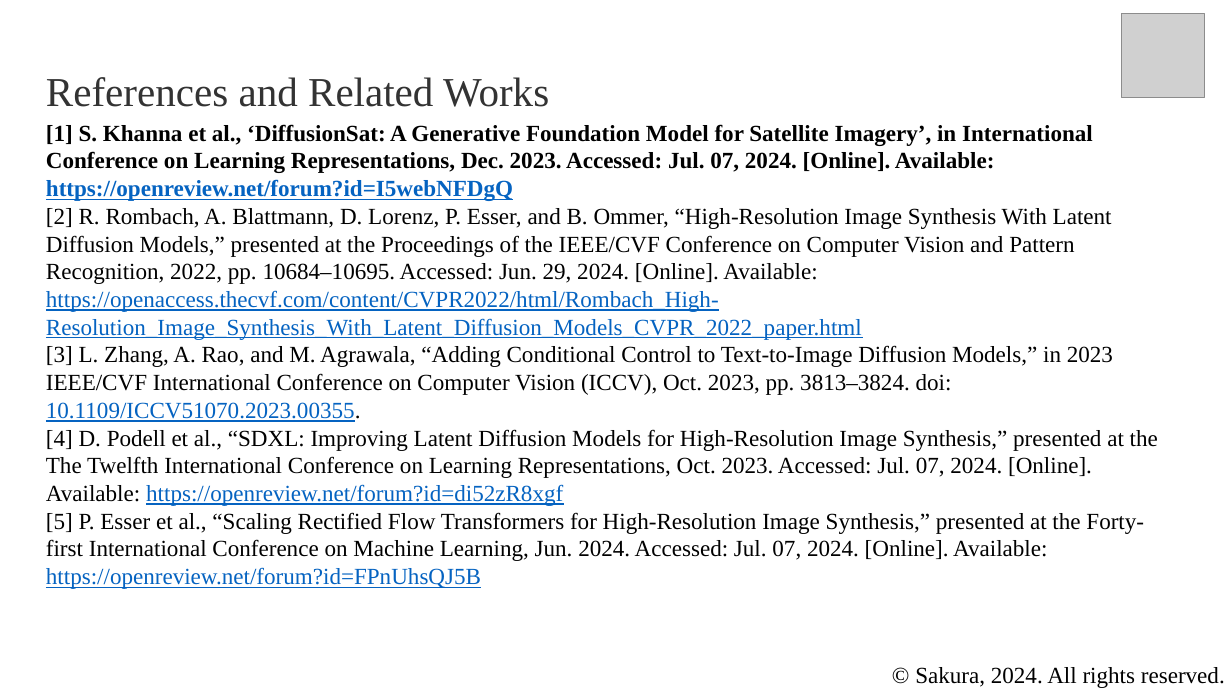
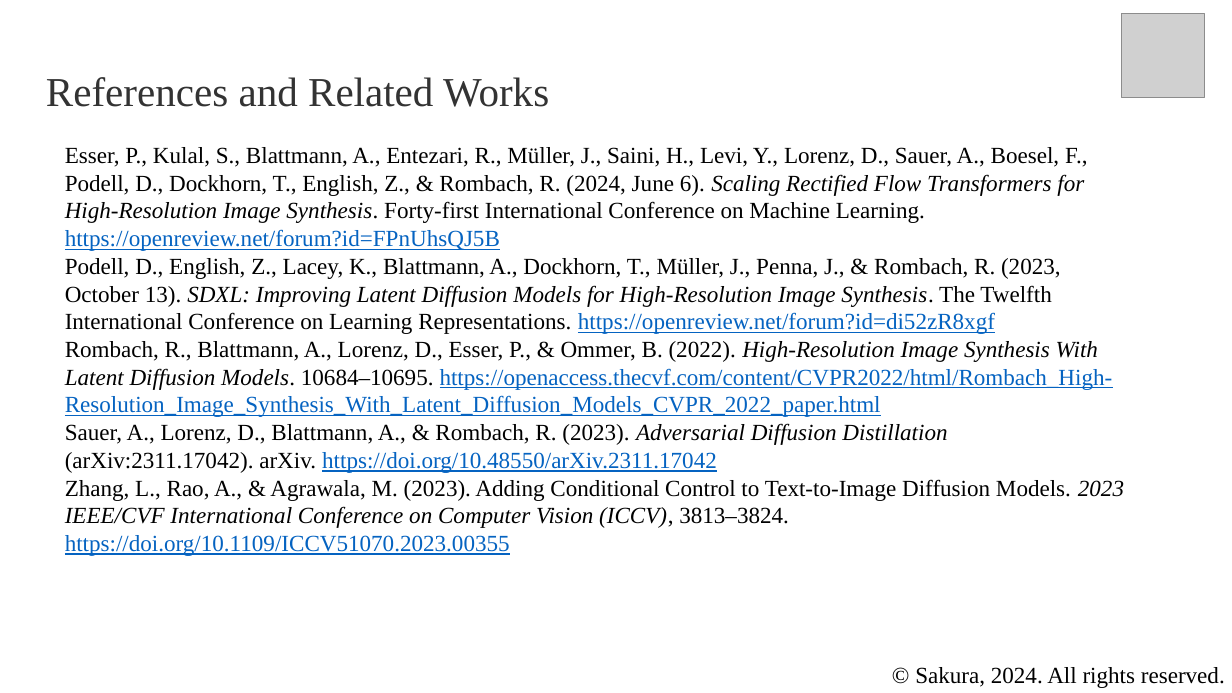
Before and after one commit to Bili-Sakura/GISLab-Short-Term-Course, a slide deck: slide 18 of lectures/Introduction_to_Stable_Diffusions_with_Codes.pptx (slide 5 before the commit). Drawn at 1232x693 pixels with LibreOffice and Linux fonts; fonts in the diff are those of the drawing; grey boxes stand for pictures. Boxes give left, top, right and bottom in pixels: in the first picture for what was removed or moved away, otherwise in the second. Text is boxed around its words. In the diff, an @@ line names an element or a change of style, - is before the commit and + after.

```diff
--- a/lectures/Introduction_to_Stable_Diffusions_with_Codes.pptx
+++ b/lectures/Introduction_to_Stable_Diffusions_with_Codes.pptx
@@ text at (65, 147, 1124, 556): text changed @@
-[1] S. Khanna et al., ‘DiffusionSat: A Generative Foundation Model for Satellite Imagery’, in International Conference on Learning Representations, Dec. 2023. Accessed: Jul. 07, 2024. [Online]. Available: https://openreview.net/forum?id=I5webNFDgQ
-[2] R. Rombach, A. Blattmann, D. Lorenz, P. Esser, and B. Ommer, “High-Resolution Image Synthesis With Latent Diffusion Models,” presented at the Proceedings of the IEEE/CVF Conference on Computer Vision and Pattern Recognition, 2022, pp. 10684–10695. Accessed: Jun. 29, 2024. [Online]. Available: https://openaccess.thecvf.com/content/CVPR2022/html/Rombach_High-Resolution_Image_Synthesis_With_Latent_Diffusion_Models_CVPR_2022_paper.html
-[3] L. Zhang, A. Rao, and M. Agrawala, “Adding Conditional Control to Text-to-Image Diffusion Models,” in 2023 IEEE/CVF International Conference on Computer Vision (ICCV), Oct. 2023, pp. 3813–3824. doi: 10.1109/ICCV51070.2023.00355.
-[4] D. Podell et al., “SDXL: Improving Latent Diffusion Models for High-Resolution Image Synthesis,” presented at the The Twelfth International Conference on Learning Representations, Oct. 2023. Accessed: Jul. 07, 2024. [Online]. Available: https://openreview.net/forum?id=di52zR8xgf
-[5] P. Esser et al., “Scaling Rectified Flow Transformers for High-Resolution Image Synthesis,” presented at the Forty-first International Conference on Machine Learning, Jun. 2024. Accessed: Jul. 07, 2024. [Online]. Available: https://openreview.net/forum?id=FPnUhsQJ5B
+Esser, P., Kulal, S., Blattmann, A., Entezari, R., Müller, J., Saini, H., Levi, Y., Lorenz, D., Sauer, A., Boesel, F., Podell, D., Dockhorn, T., English, Z., & Rombach, R. (2024, June 6). Scaling Rectified Flow Transformers for High-Resolution Image Synthesis. Forty-first International Conference on Machine Learning. https://openreview.net/forum?id=FPnUhsQJ5B
+Podell, D., English, Z., Lacey, K., Blattmann, A., Dockhorn, T., Müller, J., Penna, J., & Rombach, R. (2023, October 13). SDXL: Improving Latent Diffusion Models for High-Resolution Image Synthesis. The Twelfth International Conference on Learning Representations. https://openreview.net/forum?id=di52zR8xgf
+Rombach, R., Blattmann, A., Lorenz, D., Esser, P., & Ommer, B. (2022). High-Resolution Image Synthesis With Latent Diffusion Models. 10684–10695. https://openaccess.thecvf.com/content/CVPR2022/html/Rombach_High-Resolution_Image_Synthesis_With_Latent_Diffusion_Models_CVPR_2022_paper.html
+Sauer, A., Lorenz, D., Blattmann, A., & Rombach, R. (2023). Adversarial Diffusion Distillation (arXiv:2311.17042). arXiv. https://doi.org/10.48550/arXiv.2311.17042
+Zhang, L., Rao, A., & Agrawala, M. (2023). Adding Conditional Control to Text-to-Image Diffusion Models. 2023 IEEE/CVF International Conference on Computer Vision (ICCV), 3813–3824. https://doi.org/10.1109/ICCV51070.2023.00355
```
Also in this commit, not shown: 2 other slides changed, 14 slides added, 1 slide removed, 2 other files.
